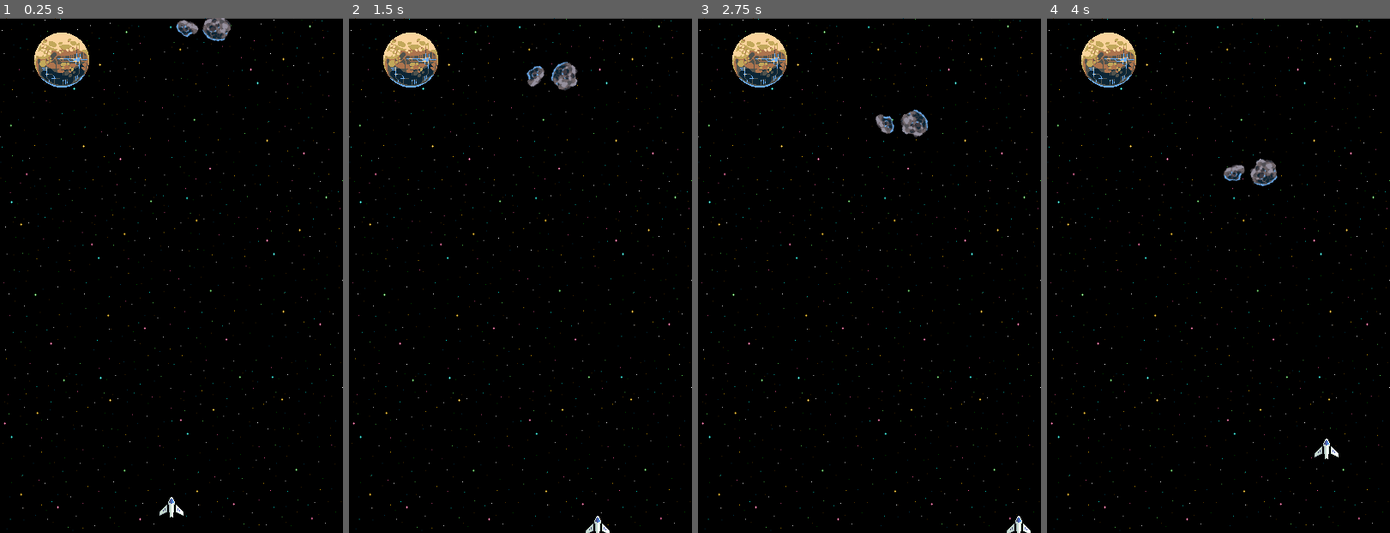
Above: before the commit, frames 1-4 (left to right).
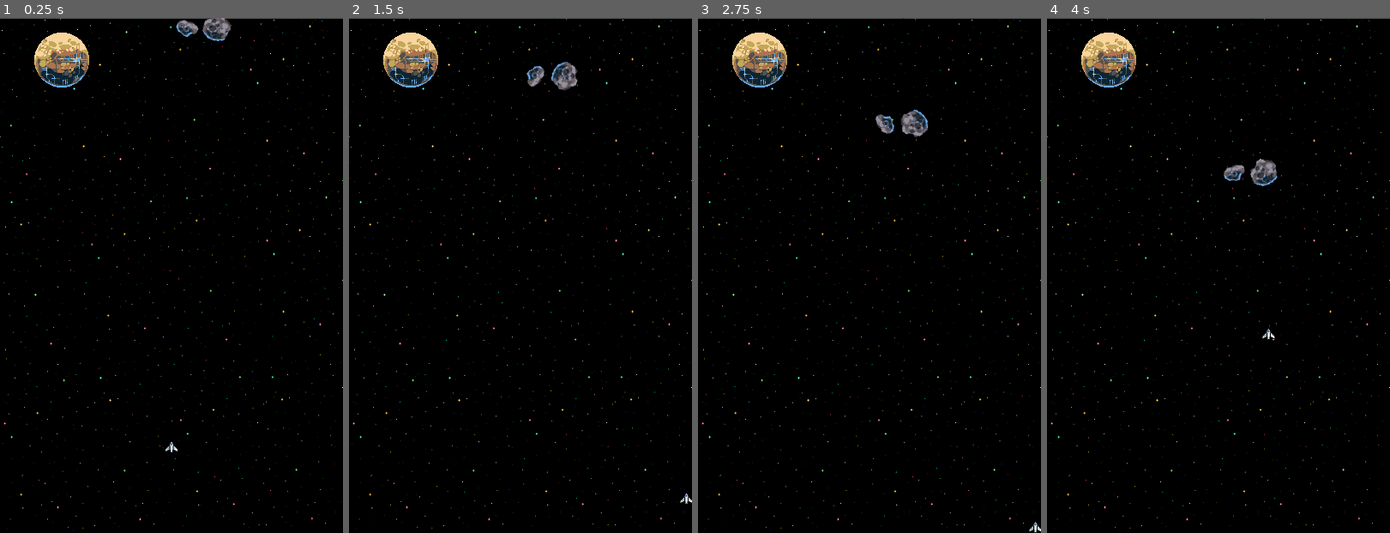
Above: after the commit, the same moments.

Repository: locwa/Policarpio-GAMDES1
Game: Godot game, scene res://scenes/Level/Level.tscn
The game is run twice, just before and just after one commit, with the same random seed, the same clock (stepped at 60 frames per second) and the same inputs.
Inputs:
- Up to frame 1 (0.25 s): no input
- Up to frame 2 (1.5 s): hold D (move_right) 0.53-1.28 s; hold S (move_down) from 1.28 s (still down)
- Up to frame 3 (2.75 s): release S (move_down) at 2.03 s; hold D (move_right) from 2.03 s (still down)
- Up to frame 4 (4 s): release D (move_right) at 2.78 s; hold W (move_up) 2.78-3.53 s; hold A (move_left) from 3.53 s (still down)

The runs differ from the first frame. In frame 1, 0.1% of the frame differs, in the area x 46-54%, y 82-97%; in frame 2, 0.1%; in frame 3, 0.1%; in frame 4, 0.1%.

Commit message:
added borders and changed player ship to characterbody2d

Diff:
--- a/scenes/Level/Level.tscn
+++ b/scenes/Level/Level.tscn
@@ -7,7 +7,9 @@
 [ext_resource type="PackedScene" uid="uid://djevpr0xwymvi" path="res://scenes/Enemies/AsteroidSmall.tscn" id="5_g4usa"]
 [ext_resource type="PackedScene" uid="uid://t6wawjrybpqx" path="res://scenes/Enemies/AsteroidLarge.tscn" id="6_2krsq"]
 [ext_resource type="PackedScene" uid="uid://bwmpr7i5yfevk" path="res://scenes/Enemies/Planet.tscn" id="7_jwpct"]
-[ext_resource type="PackedScene" uid="uid://s233n6tnqvsv" path="res://scenes/asteroid_boundary.tscn" id="9_2prus"]
+
+[sub_resource type="RectangleShape2D" id="RectangleShape2D_a54cq"]
+size = Vector2(9, 600)
 
 [node name="Level" type="Node2D"]
 metadata/_edit_group_ = true
@@ -67,10 +69,35 @@
 [node name="Asteroid3" parent="." instance=ExtResource("6_2krsq")]
 position = Vector2(320, 176)
 
-[node name="AsteroidBoundary" parent="." instance=ExtResource("9_2prus")]
-position = Vector2(-10, 204)
-rotation = 1.57895
+[node name="Borders" type="Node2D" parent="."]
 
-[node name="AsteroidBoundary2" parent="." instance=ExtResource("9_2prus")]
-position = Vector2(411, 205)
-rotation = -4.71686
+[node name="StaticBody2D" type="StaticBody2D" parent="Borders"]
+
+[node name="CollisionShape2D" type="CollisionShape2D" parent="Borders/StaticBody2D"]
+position = Vector2(-5.5, 300)
+shape = SubResource("RectangleShape2D_a54cq")
+
+[node name="StaticBody2D2" type="StaticBody2D" parent="Borders"]
+position = Vector2(411, 0)
+
+[node name="CollisionShape2D" type="CollisionShape2D" parent="Borders/StaticBody2D2"]
+position = Vector2(-5.5, 300)
+shape = SubResource("RectangleShape2D_a54cq")
+
+[node name="StaticBody2D3" type="StaticBody2D" parent="Borders"]
+position = Vector2(590, 0)
+rotation = 1.56929
+
+[node name="CollisionShape2D" type="CollisionShape2D" parent="Borders/StaticBody2D3"]
+position = Vector2(-6.58754, 389.991)
+scale = Vector2(1.19264, -0.701591)
+shape = SubResource("RectangleShape2D_a54cq")
+
+[node name="StaticBody2D4" type="StaticBody2D" parent="Borders"]
+position = Vector2(590, 612)
+rotation = 1.57133
+
+[node name="CollisionShape2D" type="CollisionShape2D" parent="Borders/StaticBody2D4"]
+position = Vector2(-6.58754, 389.991)
+scale = Vector2(1.19264, -0.701591)
+shape = SubResource("RectangleShape2D_a54cq")
--- a/scenes/Player/PlayerShip.tscn
+++ b/scenes/Player/PlayerShip.tscn
@@ -1,19 +1,13 @@
-[gd_scene load_steps=4 format=3 uid="uid://cfxynqhjslnwf"]
+[gd_scene load_steps=3 format=3 uid="uid://cfxynqhjslnwf"]
 
 [ext_resource type="Texture2D" uid="uid://cg20r1he2nde2" path="res://Foozle_2DS0011_Void_MainShip/Main Ship/Main Ship - Bases/PNGs/Main Ship - Base - Full health.png" id="1_iig01"]
 [ext_resource type="Script" uid="uid://bmdd76flj0eg4" path="res://scenes/Player/player_ship.gd" id="1_x4jbp"]
 
-[sub_resource type="CapsuleShape2D" id="CapsuleShape2D_x4jbp"]
-
-[node name="Player" type="Node2D" groups=["player"]]
+[node name="Player" type="CharacterBody2D" groups=["player"]]
 script = ExtResource("1_x4jbp")
 
 [node name="Sprite2D" type="Sprite2D" parent="."]
 texture = ExtResource("1_iig01")
 
-[node name="Area2D" type="Area2D" parent="."]
-
-[node name="CollisionShape2D" type="CollisionShape2D" parent="Area2D"]
-shape = SubResource("CapsuleShape2D_x4jbp")
-
-[connection signal="area_entered" from="Area2D" to="." method="_on_area_2d_area_entered"]
+[node name="CollisionPolygon2D" type="CollisionPolygon2D" parent="."]
+polygon = PackedVector2Array(-5, -4, -15, 5, -15, 11, -13, 11, -5, 7, -3, 7, -3, 13, 3, 13, 3, 7, 5, 7, 13, 11, 15, 11, 15, 5, 5, -4, 5, -7, 1, -13, 0, -13, -1, -13, -5, -7)
--- a/scenes/Player/player_ship.gd
+++ b/scenes/Player/player_ship.gd
@@ -1,29 +1,16 @@
-extends Node2D
+extends CharacterBody2D
 
-# Function when the node enters the scenetree for the first time
+@export var speed := 300
+#called when the node enters the scentree for the first time
 func _ready():
-	# Starting position
-	position = Vector2(200,570)
+	#starting position
+	position = Vector2(200,500)
+	# ship scale
+	scale =Vector2(.50,.50)
+	# Called every single frame. 'delta' time account for frame rate differences
 
-	# Ship Scale
-	scale = Vector2(1, 1)
-
-func _on_area_2d_area_entered(area: Area2D) -> void:
-	if area.is_in_group("enemy"):
-		print("hit")
-
-# Called every singe frame 'delta' time account for frame rate diff
-# It is the elapsed time since the previous frame
+# it is the elapsed time since the previous frame
 func _process(delta):
-	if Input.is_action_pressed("move_right"):
-		if self.position.x < 397:
-			position+= Vector2(1, 0) * 120 * delta
-	if Input.is_action_pressed("move_left"):
-		if self.position.x > 3:
-			position+= Vector2(-1, 0) * 120 * delta
-	if Input.is_action_pressed("move_up"):
-		if self.position.y  >= 10:
-			position+= Vector2(0, -1) * 120 * delta
-	if Input.is_action_pressed("move_down"):
-		if self.position.y <= 590:
-			position+= Vector2(0, 1) * 120 * delta
+	var direction = Input.get_vector("move_left","move_right","move_up","move_down")
+	velocity = direction * speed
+	move_and_slide()
